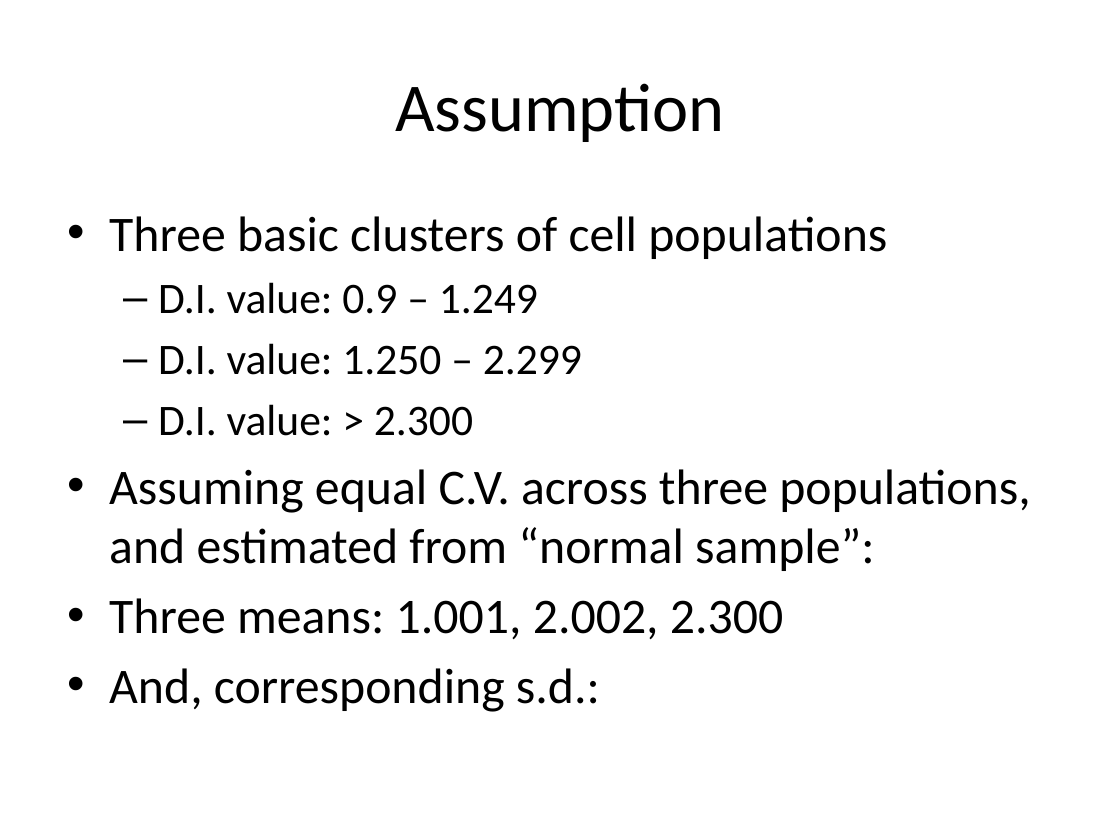
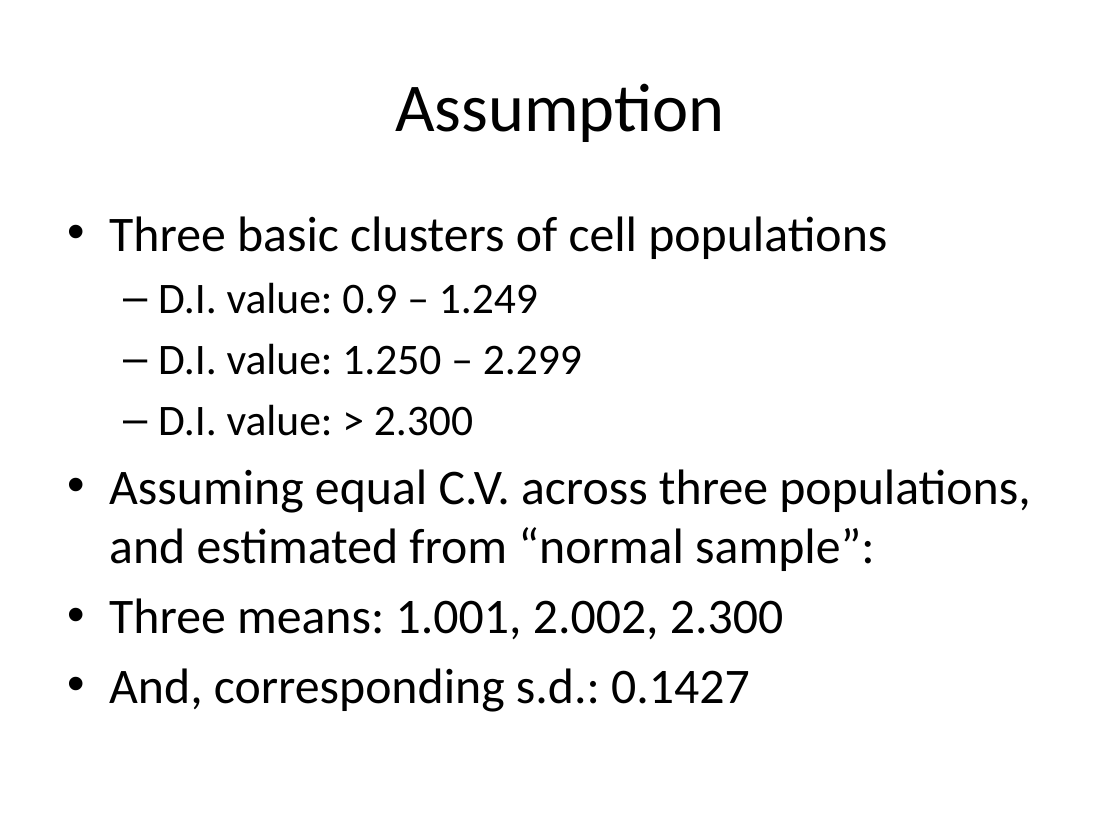
Before and after one commit to 2waybene/mixturemodel, a slide deck: slide 2 of doc/oscc_project_v1.pptx. Drawn at 1120x840 pixels with LibreOffice and Linux fonts; fonts in the diff are those of the drawing. Boxes give left, top, right and bottom in pixels: in the first picture for what was removed or moved away, otherwise in the second. Text is boxed around its words. In the diff, an @@ line names an element or a change of style, - is before the commit and + after.

```diff
--- a/doc/oscc_project_v1.pptx
+++ b/doc/oscc_project_v1.pptx
@@ text at [109,668,750,712]: text changed @@
-• And, corresponding s.d.:
+• And, corresponding s.d.: 0.1427
```
Also in this commit, not shown: 5 slides added, 7 other files.
